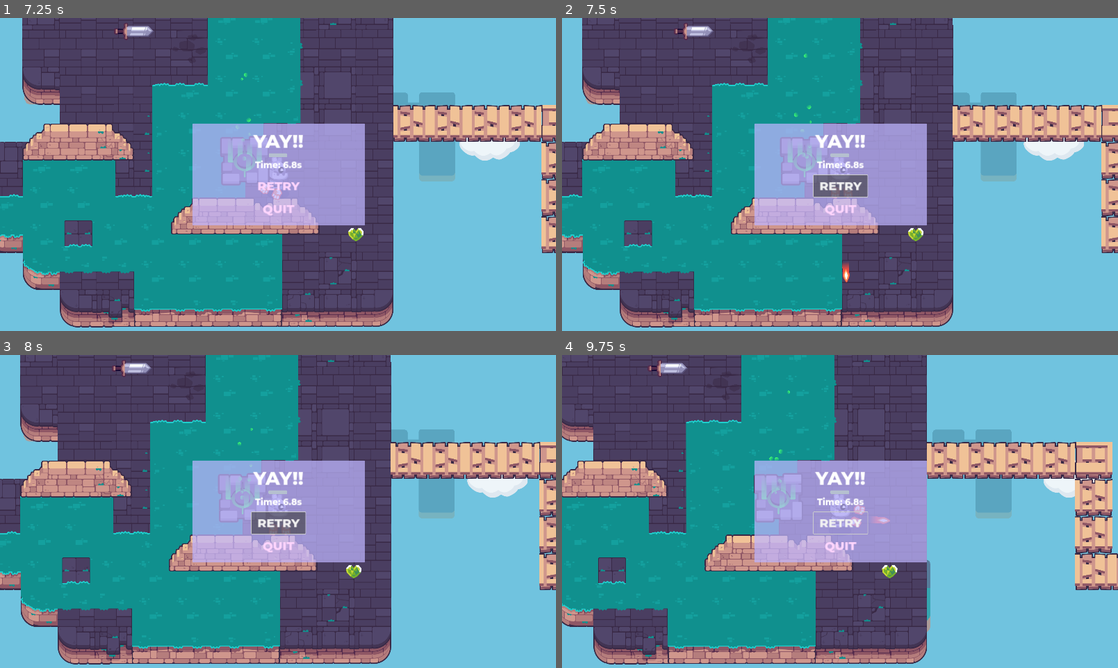
Above: before the commit, frames 1-4 (two rows, left to right).
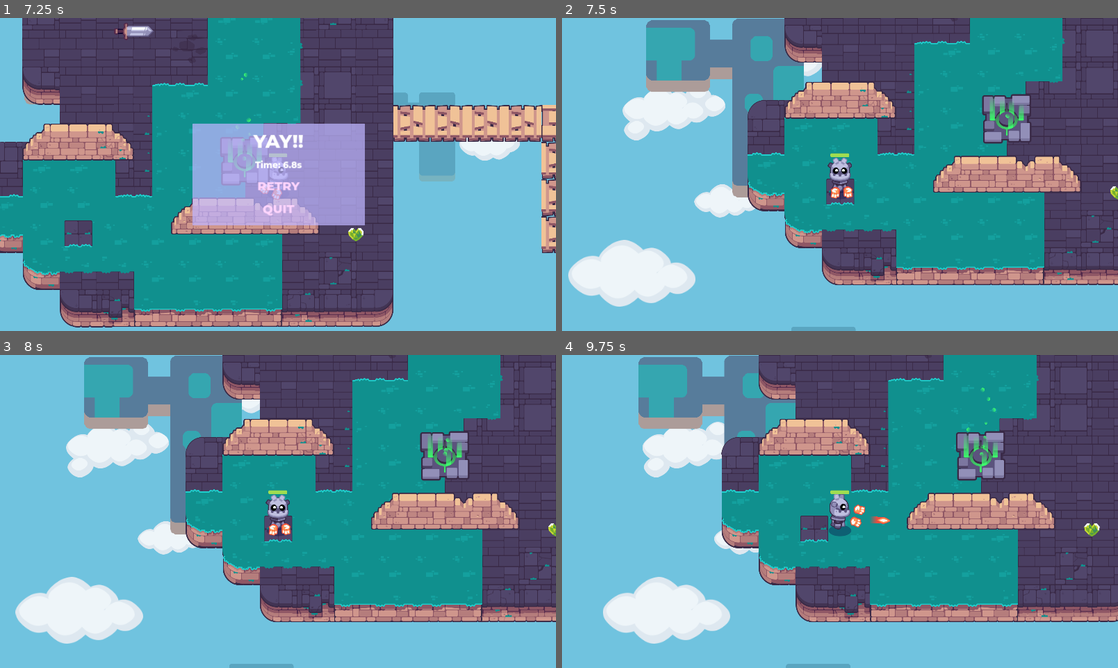
Above: after the commit, the same moments.

Repository: Jesuscanwalk/Path-of-Sorcerers-Game
Game: Godot game, scene res://test.tscn
Two runs of this game, one before a commit and one after it. Both use one fixed random seed, a clock stepped at 60 frames per second and the inputs below. The project has no main scene, so this scene is started directly.
Inputs (mouse positions are in pixels of both pictures, inside the frame that each line leads up to):
- Up to frame 1 (7.25 s): tap Enter at 0.5 s; move the mouse to (250, 237) at 0.52 s; press the mouse at (250, 237) at 0.53 s; hold W (move_up) 0.53-2.03 s; tap Space at 0.77, 1.52, 3.02, 3.77, 4.52, 6.02, 6.77 s; move the mouse to (444, 221) at 1.27 s; release the mouse at (444, 221) at 1.28 s; tap Z every 1.5 s from 1.35 to 5.85 s; move the mouse to (111, 127) at 2.02 s; press the mouse at (111, 127) at 2.03 s; hold A (move_left) 2.03-3.53 s; move the mouse to (305, 174) at 2.77 s; release the mouse at (305, 174) at 2.78 s; click (305, 174) at 2.92 s; move the mouse to (194, 96) at 3.52 s; press the mouse at (194, 96) at 3.53 s; hold S (move_down) 3.53-4.28 s; move the mouse to (400, 158) at 4.27 s; release the mouse at (400, 158) at 4.28 s; hold D (move_right) 4.28-5.03 s; move the mouse to (166, 190) at 5.02 s; press the mouse at (166, 190) at 5.03 s; hold W (move_up) 5.03-5.78 s; move the mouse to (333, 105) at 5.77 s; release the mouse at (333, 105) at 5.78 s; hold D (move_right) from 5.78 s (still down); move the mouse to (250, 237) at 6.52 s; press the mouse at (250, 237) at 6.53 s
- Up to frame 2 (7.5 s): release D (move_right) at 7.25 s; release the mouse at (812, 237) at 7.25 s; click "RETRY" at 7.25 s
- Up to frame 3 (8 s): no input
- Up to frame 4 (9.75 s): click (840, 524) at 8 s, where only the run before the commit has a clickable "RETRY"; click (840, 524) at 8.75 s, where only the run before the commit has a clickable "RETRY"; move the mouse to (1006, 558) at 9.52 s; hold D (move_right) from 9.53 s (still down); tap Z at 9.6 s; click (1006, 558) at 9.67 s

Frame 1 is identical in both runs. In frame 2, 87% of the frame differs, in the area x 0-100%, y 0-100%; in frame 3, 87%; in frame 4, 88%.

Commit message:
buttons work work work work work

Diff:
--- a/M10.twin_stick_workbook/end_screen.gd
+++ b/M10.twin_stick_workbook/end_screen.gd
@@ -5,14 +5,6 @@
 @onready var retry_button: Button = %RetryButton
 @onready var quit_button: Button = %QuitButton
 
-
-func ready() -> void:
-	visible = false
-	retry_button.pressed.connect(func ()-> void:
-		get_tree().paused = false
-		get_tree().reload_current_scene()
-	)
-	quit_button.pressed.connect(get_tree().quit)
 
 
 func open() -> void:
@@ -22,3 +14,11 @@
 	var total_time_msec := end_time - start_time
 	var total_time_s := snappedf(total_time_msec / 1000.0, 0.1)
 	time_label.text = "Time: " + str(total_time_s) + "s"
+
+
+func _on_retry_button_pressed() -> void:
+	get_tree().paused = false
+	get_tree().reload_current_scene()
+
+func _on_quit_button_pressed() -> void:
+	get_tree().quit()
--- a/M10.twin_stick_workbook/end_screen.tscn
+++ b/M10.twin_stick_workbook/end_screen.tscn
@@ -90,3 +90,6 @@
 layout_mode = 2
 text = "QUIT
 "
+
+[connection signal="pressed" from="UIPanelContainer/VBoxContainer2/CenterContainer/VBoxContainer/RetryButton" to="." method="_on_retry_button_pressed"]
+[connection signal="pressed" from="UIPanelContainer/VBoxContainer2/CenterContainer/VBoxContainer/QuitButton" to="." method="_on_quit_button_pressed"]
